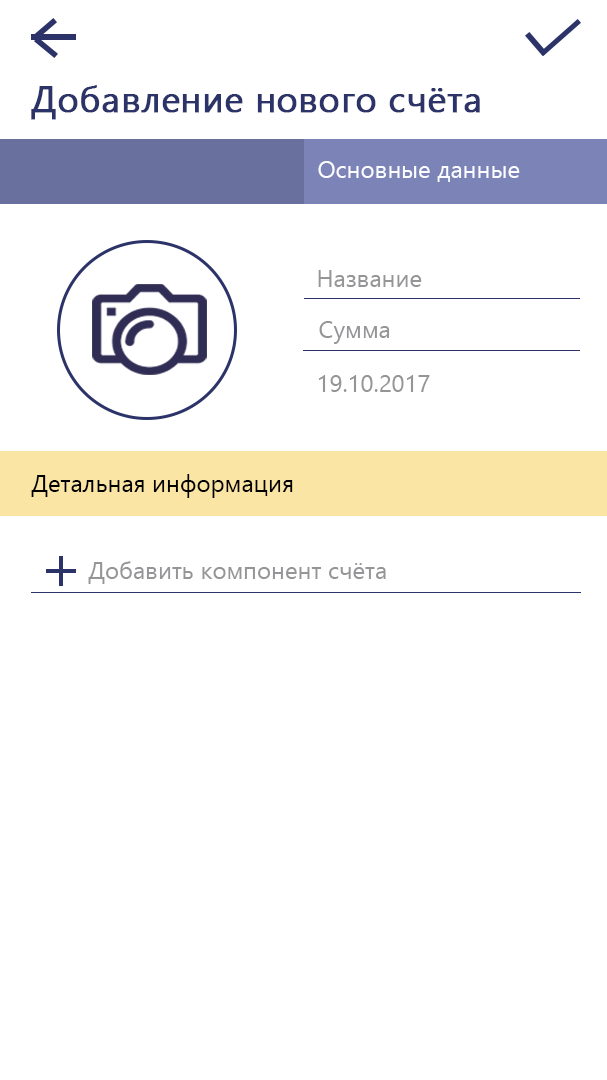
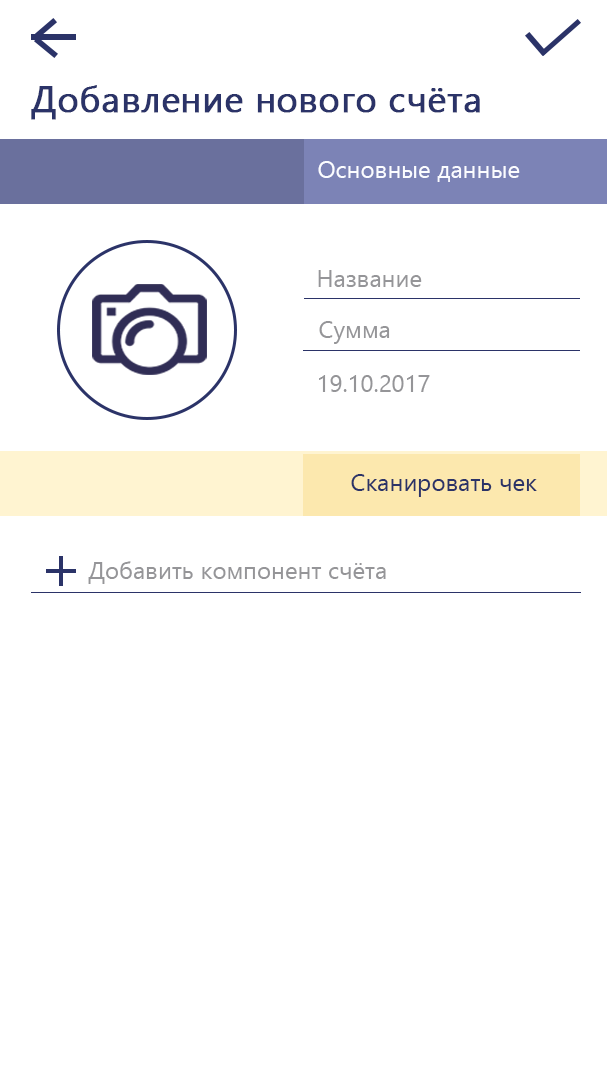
Comparing the layer stacks of the two 607 x 1080 images. Changes:
added layer "Сканировать чек" above "Детальная информация" over (x1=351, y1=474, x2=537, y2=497)
hid "Детальная информация" over (x1=31, y1=474, x2=293, y2=498)
added layer "Rectangle 1 copy 2" above "Rectangle 1 copy" over (x1=303, y1=454, x2=580, y2=516)
painted on "Rectangle 1 copy" over (x1=0, y1=451, x2=607, y2=516)
